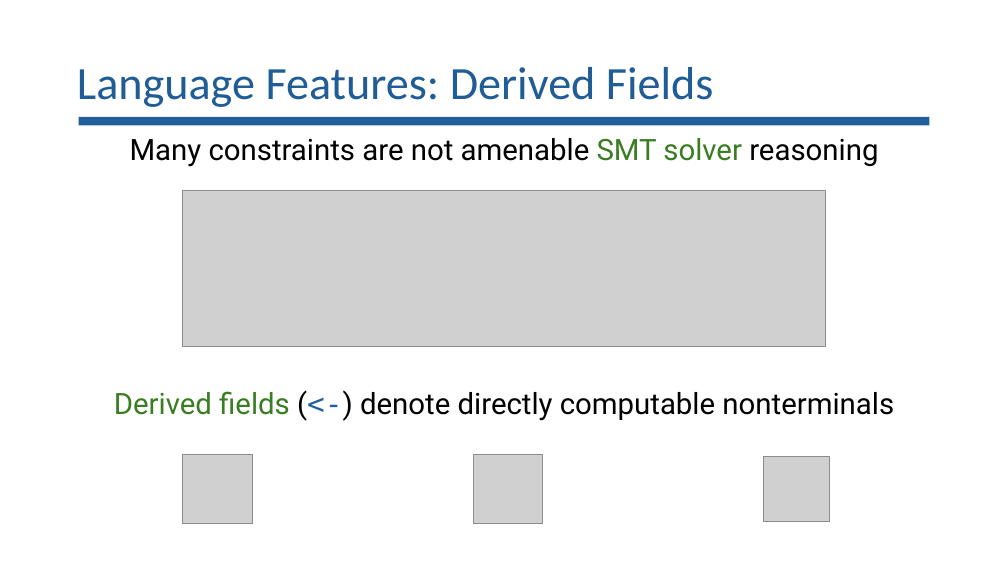
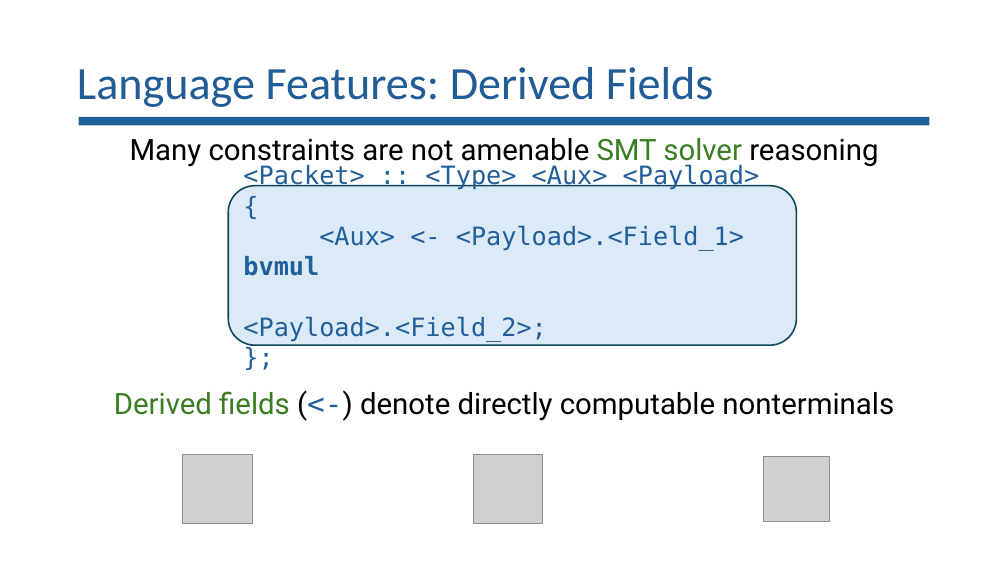
Before and after one commit to lorchrob/goblin_slides, a slide deck: slide 38 of goblin_slides.pptx. Drawn at 1008x567 pixels with LibreOffice and Linux fonts; fonts in the diff are those of the drawing; grey boxes stand for pictures. Boxes give left, top, right and bottom in pixels: in the first picture for what was removed or moved away, otherwise in the second. Text is boxed around its words. In the diff, an @@ line names an element or a change of style, - is before the commit and + after.

```diff
--- a/goblin_slides.pptx
+++ b/goblin_slides.pptx
@@ picture removed at [183,191,826,346] @@
@@ rounded rectangle added at [228,186,797,346], fill #DCEAF7, outline #104760 1.5 pt, 24 pt, text #215F9A @@
+<Packet> :: <Type> <Aux> <Payload>
+{
+<Aux> <- <Payload>.<Field_1> bvmul
+<Payload>.<Field_2>;
+};
```
Also in this commit, not shown: 10 other slides changed, 1 slide added.
